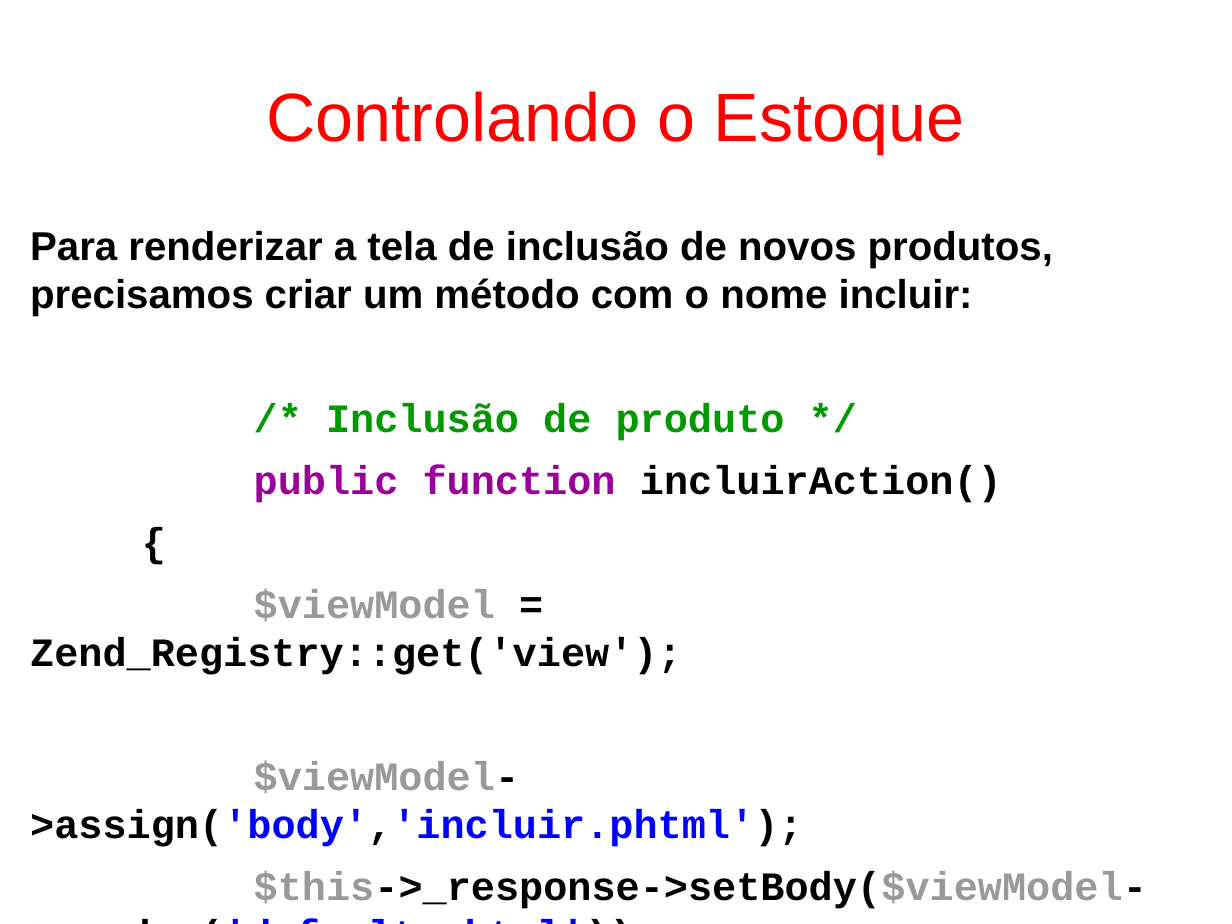
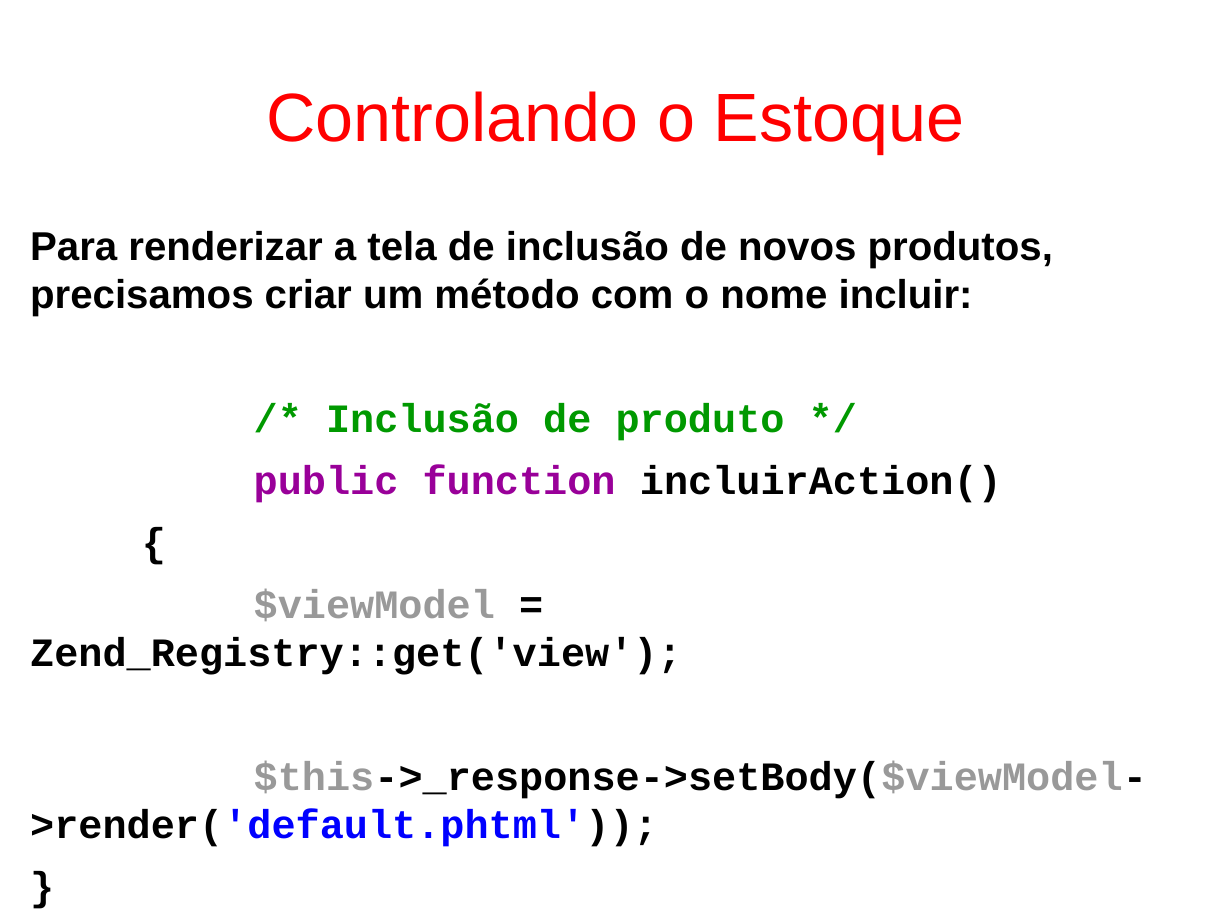
Before and after one commit to fgsl/lojasacme, a slide deck: slide 168 of docs/tutorial.odp. Drawn at 1232x924 pixels with LibreOffice and Linux fonts; fonts in the diff are those of the drawing. Boxes give left, top, right and bottom in pixels: in the first picture for what was removed or moved away, otherwise in the second. Text is boxed around its words. In the diff, an @@ line names an element or a change of style, - is before the commit and + after.

Commit message:
Remover atribuições da variável body #23

```diff
--- a/docs/tutorial.odp
+++ b/docs/tutorial.odp
@@ text at (x1=30, y1=761, x2=803, y2=847): paragraph removed @@
-$viewModel->assign('body','incluir.phtml');
```
Also in this commit, not shown: 10 other slides changed.
